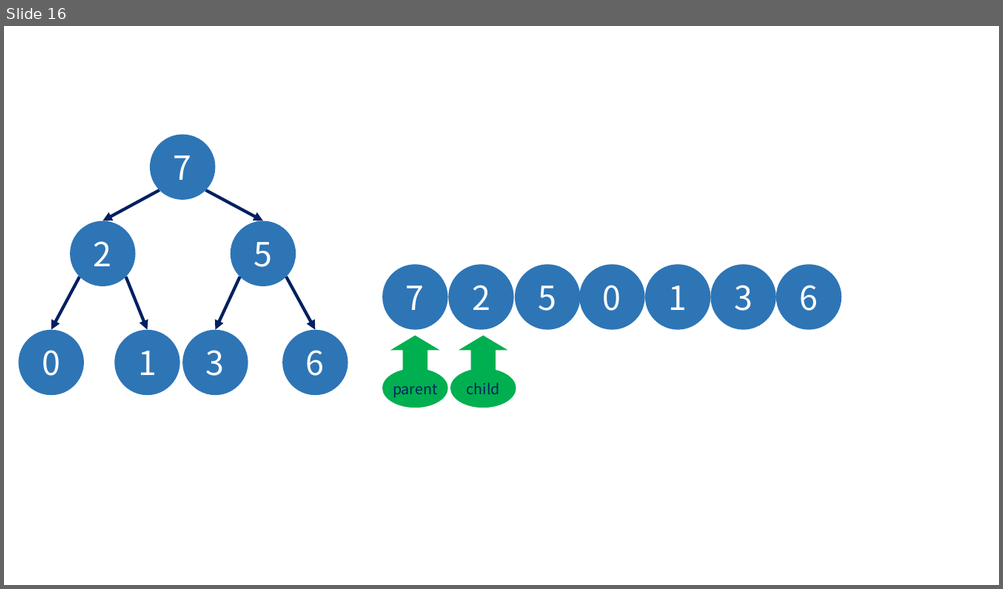
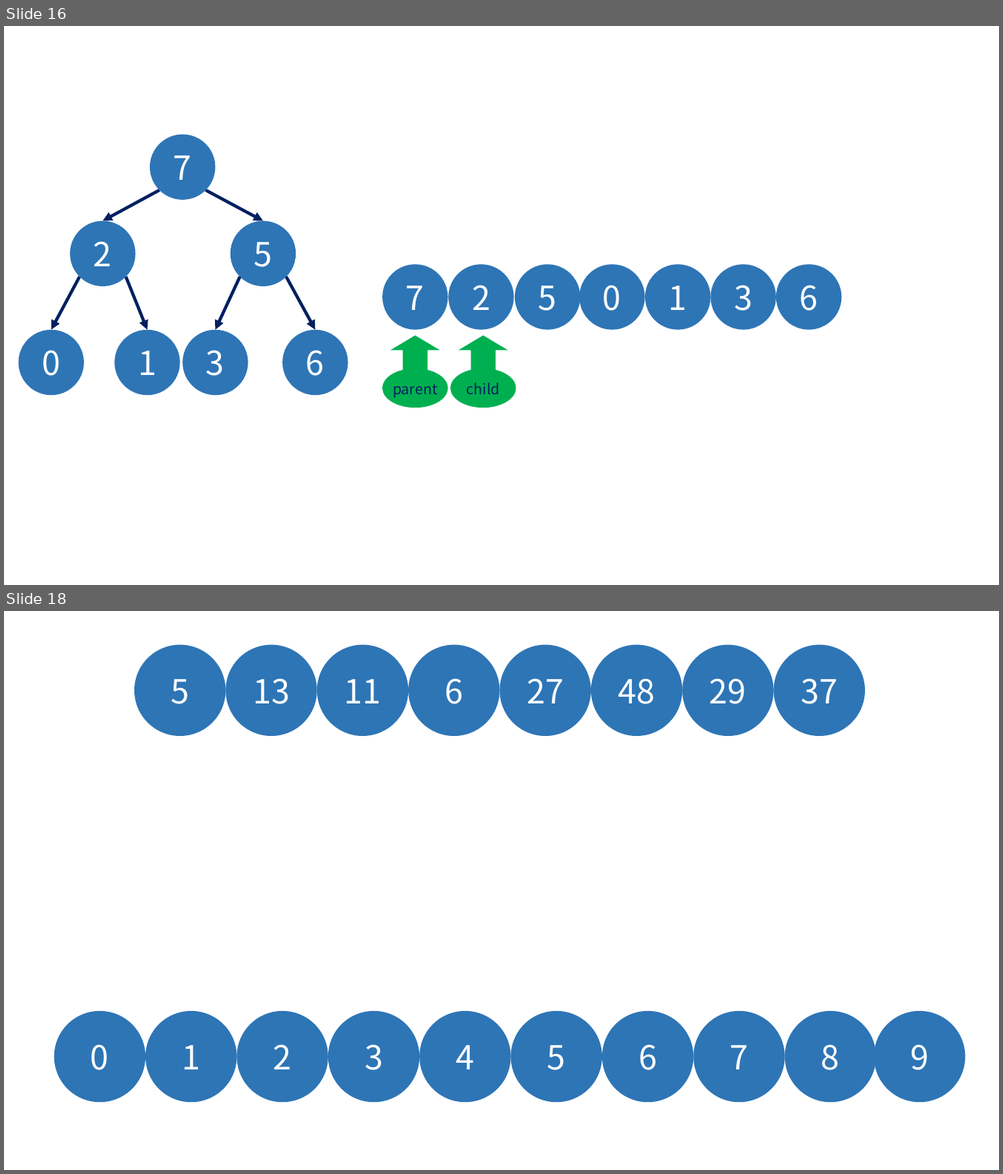
Before and after one commit to grayondream/algorithm-forth, a slide deck: ppt/sort.pptx. Shown one above the other, each under a label of ours: slide 16 before the commit, slides 16 and 18 after it; the slides between them are not shown. The pictures are 1003x589 and 1003x1174 pixels, drawn with LibreOffice and Linux fonts; fonts in the diff are those of the drawing. Boxes give left, top, right and bottom in pixels: in the first picture for what was removed or moved away, otherwise in the second. Text is boxed around its words. In the diff, an @@ line names an element or a change of style, - is before the commit and + after.

```diff
--- a/ppt/sort.pptx
+++ b/ppt/sort.pptx
@@ slide 18 added at (x1=4, y1=611, x2=999, y2=1170), background #FFFFFF @@
@@ ellipse added at (x1=134, y1=644, x2=225, y2=735), fill #2E75B6, 32 pt, text #FFFFFF @@
+5
@@ ellipse added at (x1=225, y1=644, x2=316, y2=735), fill #2E75B6, 32 pt, text #FFFFFF @@
+13
@@ ellipse added at (x1=316, y1=644, x2=407, y2=735), fill #2E75B6, 32 pt, text #FFFFFF @@
+11
@@ ellipse added at (x1=408, y1=644, x2=499, y2=735), fill #2E75B6, 32 pt, text #FFFFFF @@
+6
@@ ellipse added at (x1=499, y1=644, x2=590, y2=735), fill #2E75B6, 32 pt, text #FFFFFF @@
+27
@@ ellipse added at (x1=591, y1=644, x2=683, y2=735), fill #2E75B6, 32 pt, text #FFFFFF @@
+48
@@ ellipse added at (x1=683, y1=644, x2=774, y2=735), fill #2E75B6, 32 pt, text #FFFFFF @@
+29
@@ ellipse added at (x1=774, y1=644, x2=865, y2=735), fill #2E75B6, 32 pt, text #FFFFFF @@
+37
@@ ellipse added at (x1=54, y1=1011, x2=145, y2=1102), fill #2E75B6, 32 pt, text #FFFFFF @@
+0
@@ ellipse added at (x1=146, y1=1011, x2=237, y2=1102), fill #2E75B6, 32 pt, text #FFFFFF @@
+1
@@ ellipse added at (x1=237, y1=1011, x2=328, y2=1102), fill #2E75B6, 32 pt, text #FFFFFF @@
+2
@@ ellipse added at (x1=328, y1=1011, x2=419, y2=1102), fill #2E75B6, 32 pt, text #FFFFFF @@
+3
@@ ellipse added at (x1=420, y1=1011, x2=511, y2=1102), fill #2E75B6, 32 pt, text #FFFFFF @@
+4
@@ ellipse added at (x1=511, y1=1011, x2=602, y2=1102), fill #2E75B6, 32 pt, text #FFFFFF @@
+5
@@ ellipse added at (x1=602, y1=1011, x2=693, y2=1102), fill #2E75B6, 32 pt, text #FFFFFF @@
+6
@@ ellipse added at (x1=694, y1=1011, x2=785, y2=1102), fill #2E75B6, 32 pt, text #FFFFFF @@
+7
@@ ellipse added at (x1=785, y1=1011, x2=876, y2=1102), fill #2E75B6, 32 pt, text #FFFFFF @@
+8
@@ ellipse added at (x1=874, y1=1011, x2=965, y2=1102), fill #2E75B6, 32 pt, text #FFFFFF @@
+9
```
Also in this commit, not shown: 2 other slides added, 3 other files.
